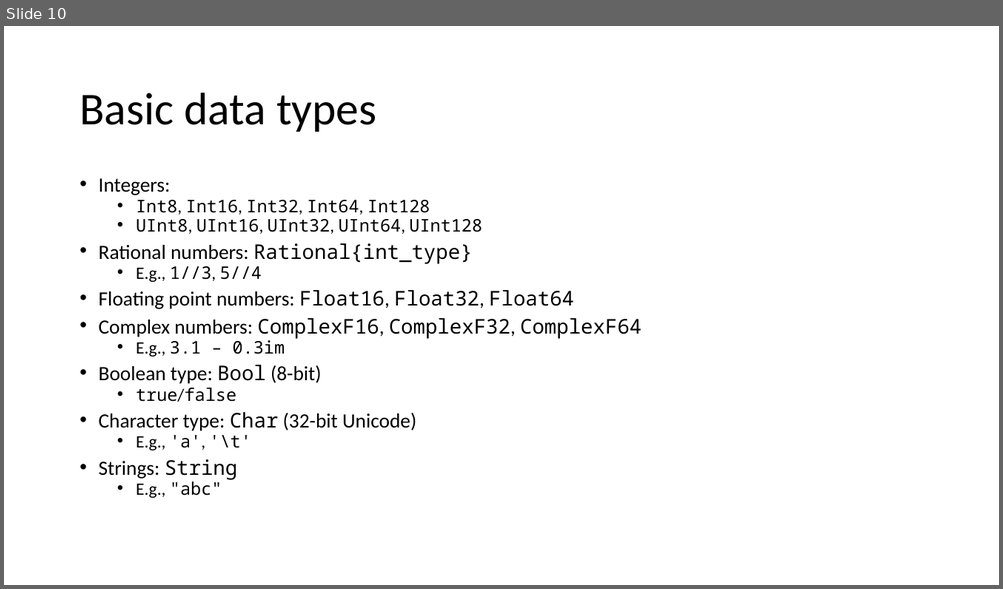
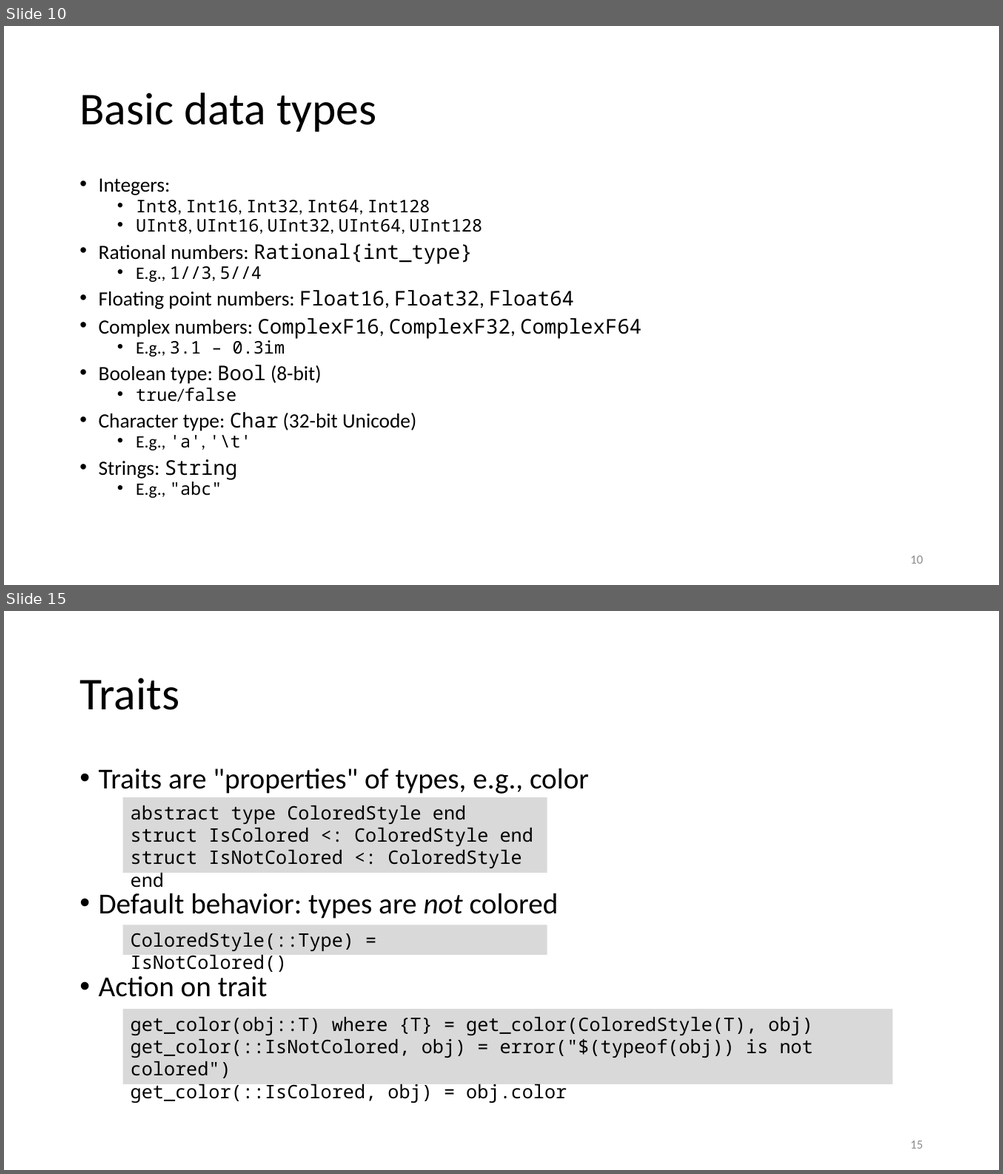
Before and after one commit to gjbex/Julia_good_bad_ugly, a slide deck: Julia,_good_back_ugly.pptx. Shown one above the other, each under a label of ours: slide 10 before the commit, slides 10 and 15 after it; the slides between them are not shown. The pictures are 1003x589 and 1003x1174 pixels, drawn with LibreOffice and Linux fonts; fonts in the diff are those of the drawing. Boxes give left, top, right and bottom in pixels: in the first picture for what was removed or moved away, otherwise in the second. Text is boxed around its words. In the diff, an @@ line names an element or a change of style, - is before the commit and + after.

Commit message:
Add slides on abstract types, subtypes and traits

```diff
--- a/Julia,_good_back_ugly.pptx
+++ b/Julia,_good_back_ugly.pptx
@@ slide 15 added at [4,611,999,1170], background #FFFFFF @@
@@ title added at [79,678,179,710], 44 pt, text #000000 @@
+Traits
@@ text added at [99,768,589,997], 28 pt, text #000000 @@
+• Traits are "properties" of types, e.g., color
+• Default behavior: types are not colored
+• Action on trait
@@ rectangle added at [122,797,546,873], fill #D9D9D9, 18 pt, text #000000 @@
+abstract type ColoredStyle end
+struct IsColored <: ColoredStyle end
+struct IsNotColored <: ColoredStyle end
@@ rectangle added at [122,925,546,955], fill #D9D9D9, 18 pt, text #000000 @@
+ColoredStyle(::Type) = IsNotColored()
@@ rectangle added at [122,1009,893,1085], fill #D9D9D9, 18 pt, text #000000 @@
+get_color(obj::T) where {T} = get_color(ColoredStyle(T), obj)
+get_color(::IsNotColored, obj) = error("$(typeof(obj)) is not colored")
+get_color(::IsColored, obj) = obj.color
@@ page number added at [910,1141,922,1149], 12 pt, text #8C8C8C @@
+15
@@ slide 10 changed as well @@
@@ page number added at [910,556,922,564], 12 pt, text #8C8C8C @@
+10
```
Also in this commit, not shown: 10 other slides changed, 4 other slides added, 1 slide removed.
